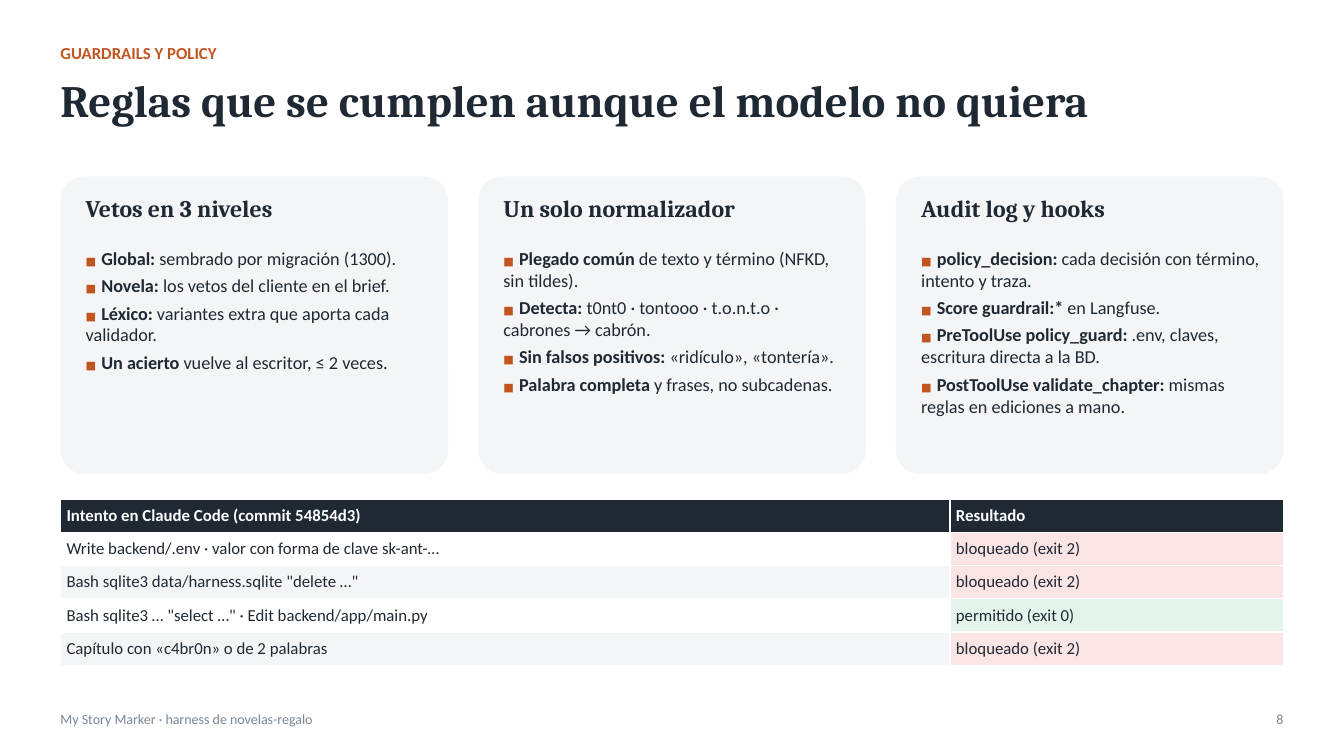
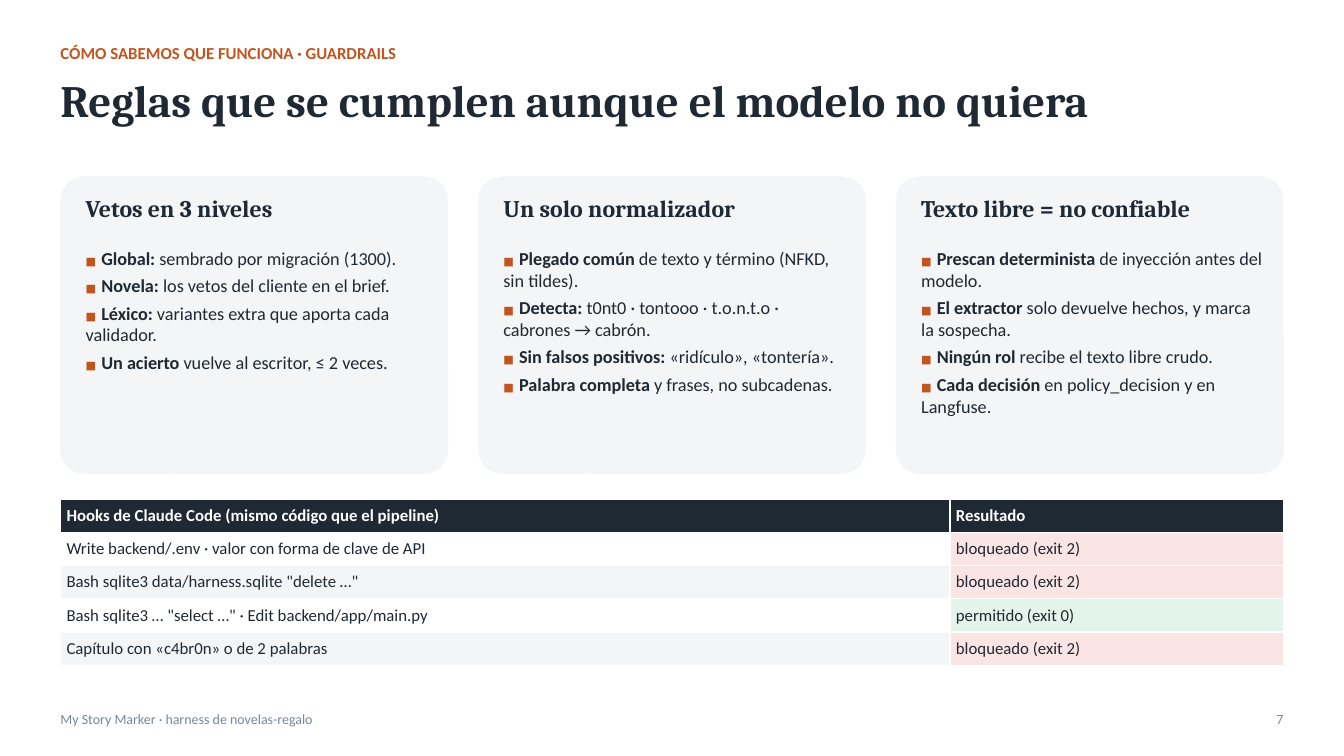
Before and after one commit to ignacio-hurtado-qaracter/My-Story-Marker, a slide deck: slide 7 of presentacion/presentacion.pptx (slide 8 before the commit). Drawn at 1344x756 pixels with LibreOffice and Linux fonts; fonts in the diff are those of the drawing. Boxes give left, top, right and bottom in pixels: in the first picture for what was removed or moved away, otherwise in the second. Text is boxed around its words. In the diff, an @@ line names an element or a change of style, - is before the commit and + after.

```diff
--- a/presentacion/presentacion.pptx
+++ b/presentacion/presentacion.pptx
@@ text at (x1=60, y1=45, x2=396, y2=61): text changed @@
-GUARDRAILS Y POLICY
+CÓMO SABEMOS QUE FUNCIONA · GUARDRAILS
@@ text at (x1=921, y1=200, x2=1190, y2=217): text changed @@
-Audit log y hooks
+Texto libre = no confiable
@@ text at (x1=921, y1=252, x2=1262, y2=416): text changed @@
-■ policy_decision: cada decisión con término, intento y traza.
-■ Score guardrail:* en Langfuse.
-■ PreToolUse policy_guard: .env, claves, escritura directa a la BD.
-■ PostToolUse validate_chapter: mismas reglas en ediciones a mano.
+■ Prescan determinista de inyección antes del modelo.
+■ El extractor solo devuelve hechos, y marca la sospecha.
+■ Ningún rol recibe el texto libre crudo.
+■ Cada decisión en policy_decision y en Langfuse.
@@ table at (x1=60, y1=499, x2=1284, y2=665) @@
-row 1, column 1: Intento en Claude Code (commit 54854d3)
+row 1, column 1: Hooks de Claude Code (mismo código que el pipeline)
-row 2, column 1: Write backend/.env · valor con forma de clave sk-ant-…
+row 2, column 1: Write backend/.env · valor con forma de clave de API
@@ text at (x1=1276, y1=715, x2=1283, y2=724): text changed @@
-8
+7
```
Also in this commit, not shown: 13 other slides changed, 5 slides added, 4 slides removed, 23 other files.
